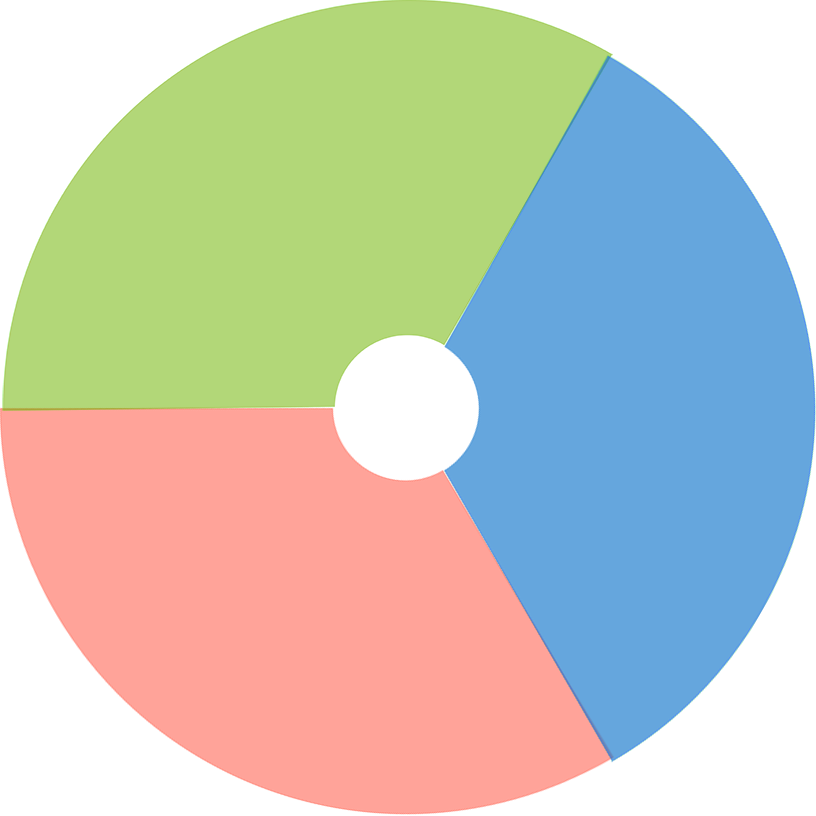
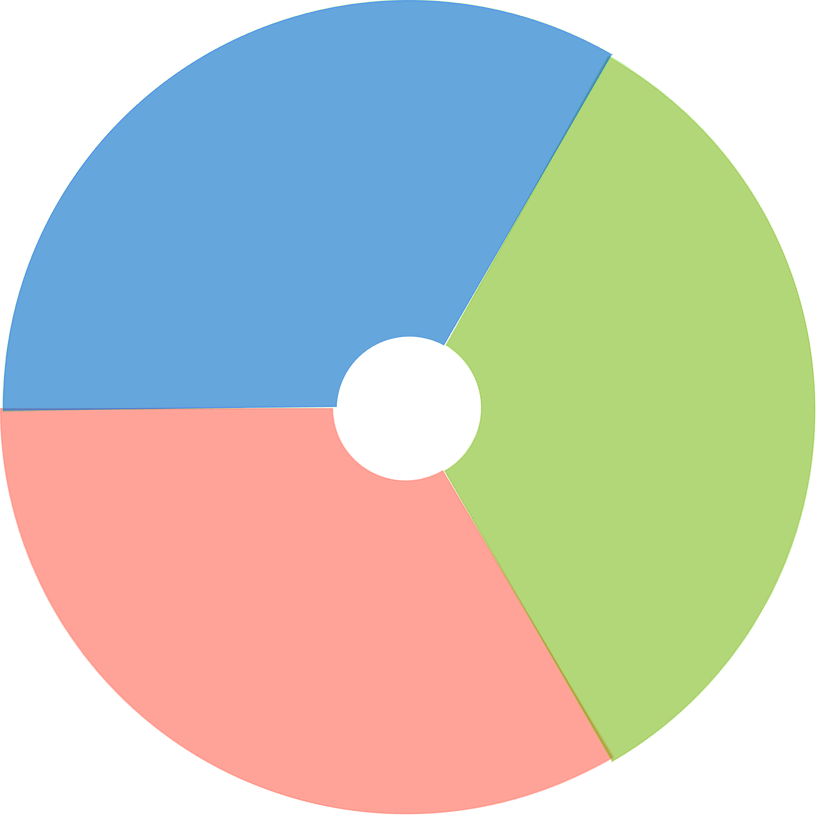
Before/after of a 816px x 816px layered artwork. What changed in the layer stack:
painted on "Eingefügte Ebene #2" over [2, 0, 816, 763]
painted on "Eingefügte Ebene #1" over [2, 0, 816, 763]
